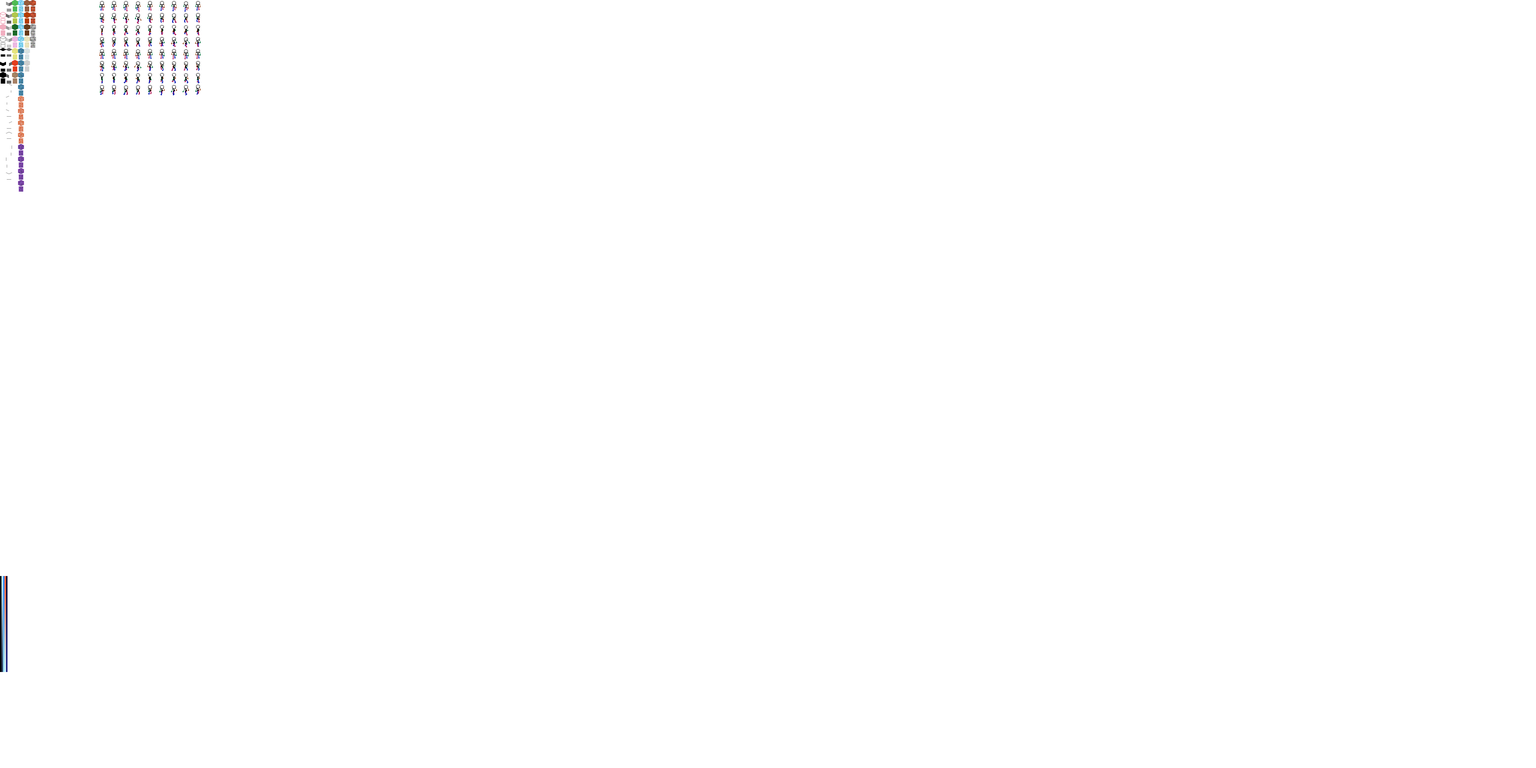
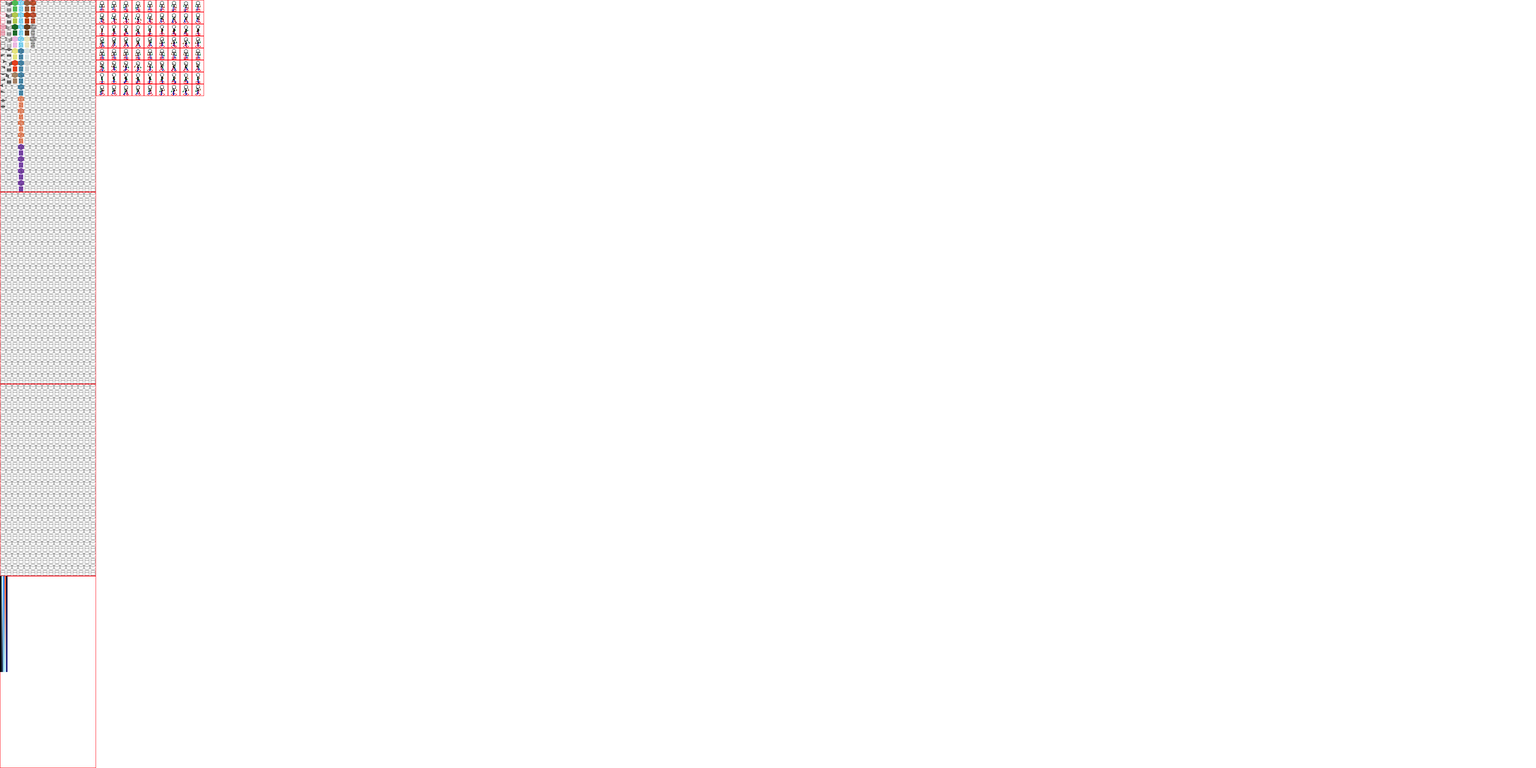
Revision of a layered 1536 x 768 image; what changed, layer by layer:
painted on "ワールド" over (0, 47, 6, 108)
showed "グリッド" over (0, 0, 204, 768)
